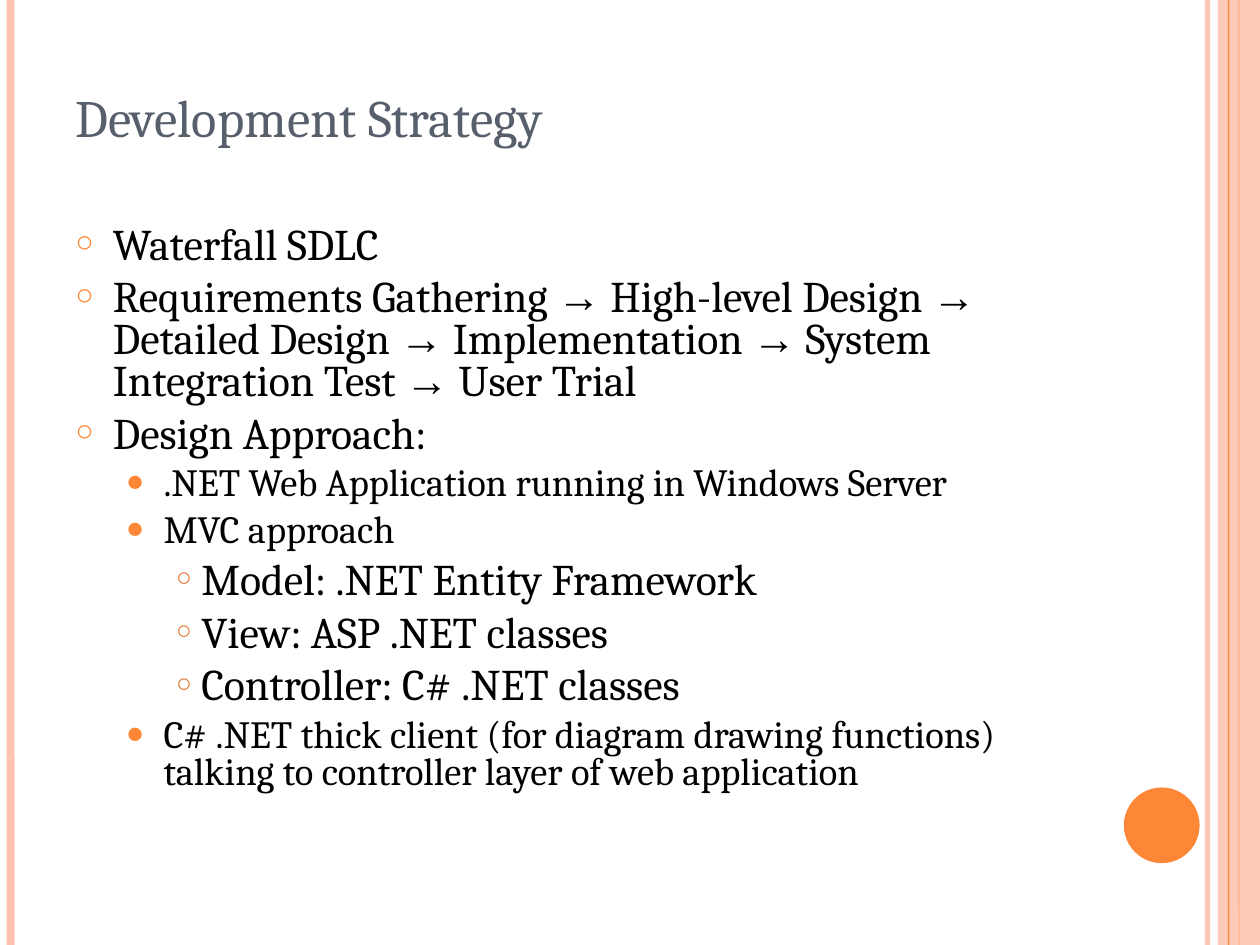
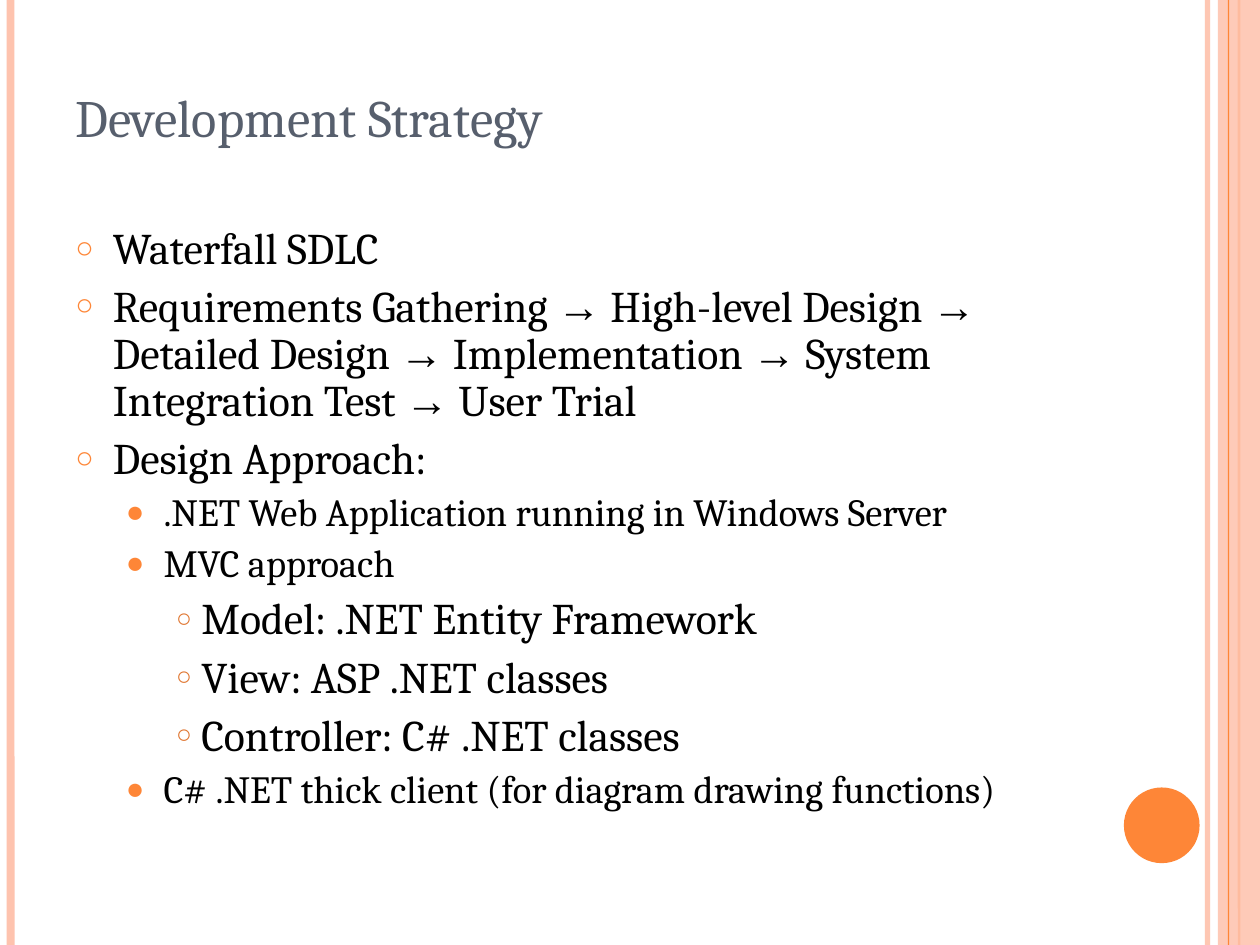
Before and after one commit to rankorth/cylinders-orders-management-system, a slide deck: slide 4 of Documentation/Management/Communications/Internal Correspondence/MTech Presentation [14 Jan 2012] (Ba Tien) v0.1.ppt. Drawn at 1260x945 pixels with LibreOffice and Linux fonts; fonts in the diff are those of the drawing. Boxes give left, top, right and bottom in pixels: in the first picture for what was removed or moved away, otherwise in the second. Text is boxed around its words. In the diff, an @@ line names an element or a change of style, - is before the commit and + after.

```diff
--- a/Documentation/Management/Communications/Internal Correspondence/MTech Presentation [14 Jan 2012] (Ba Tien) v0.1.ppt
+++ b/Documentation/Management/Communications/Internal Correspondence/MTech Presentation [14 Jan 2012] (Ba Tien) v0.1.ppt
@@ text at bbox=[113, 233, 947, 752]: line spacing 0.8 to 0.9 @@
@@ text at bbox=[164, 775, 995, 812]: text changed @@
-  ● C# .NET thick client (for diagram drawing functions) talking to controller layer of web application
+  ● C# .NET thick client (for diagram drawing functions)
```
Also in this commit, not shown: 6 other slides changed.
